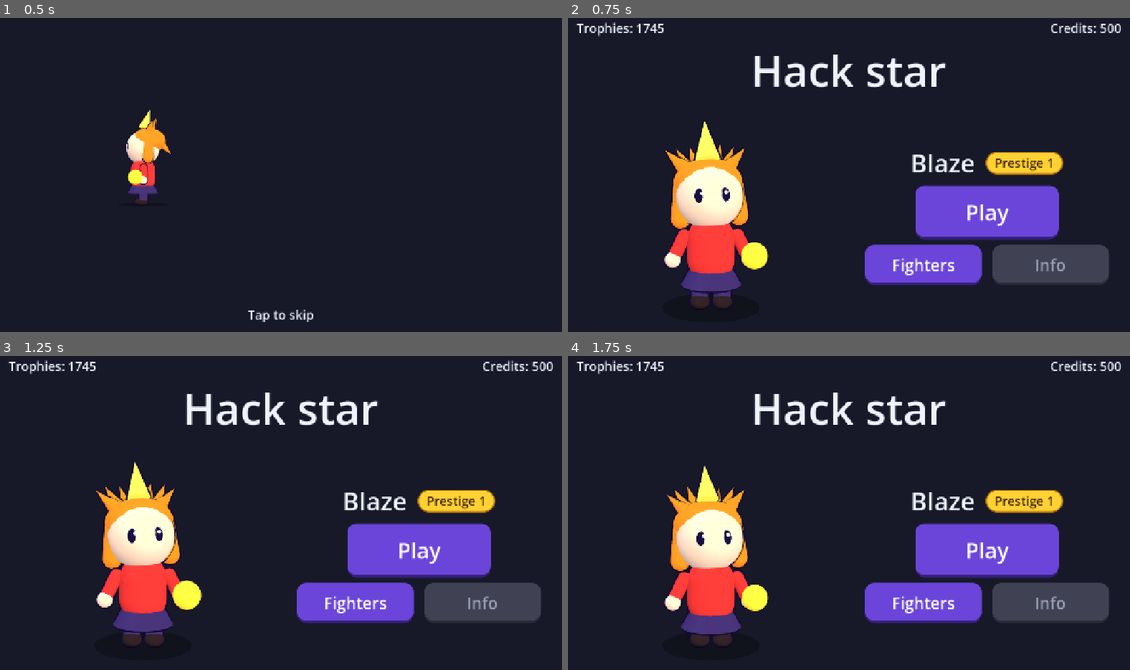
Above: before the commit, frames 1-4 (two rows, left to right).
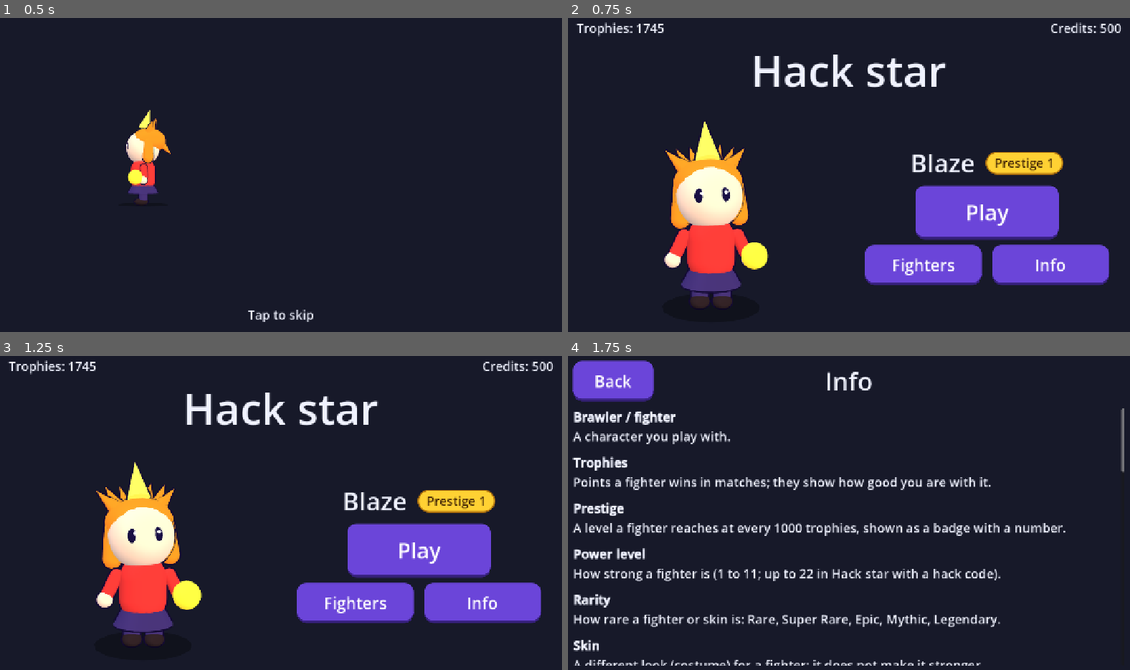
Above: after the commit, the same moments.

Repository: martinnordio/hack_star
Game: Godot game, scene res://scenes/home.tscn
The game is run twice, just before and just after one commit, with the same random seed, the same clock (stepped at 60 frames per second) and the same inputs.
Inputs (mouse positions are in pixels of both pictures, inside the frame that each line leads up to):
- Up to frame 1 (0.5 s): no input
- Up to frame 2 (0.75 s): tap Enter at 0.5 s; move the mouse to (972, 156) at 0.52 s; hold D (move_right) from 0.53 s (still down); hold Shift from 0.53 s (still down); click (972, 156) at 0.67 s
- Up to frame 3 (1.25 s): keep holding D (move_right); keep holding Shift; tap Space at 0.77 s
- Up to frame 4 (1.75 s): release D (move_right) at 1.25 s; release Shift at 1.25 s; click (1051, 604) at 1.25 s, where only the run after the commit has a clickable "Info"

Frame 1 is identical in both runs. In frame 2, 2.7% of the frame differs, in the area x 75-97%, y 72-86%; in frame 3, 2.7%; in frame 4, 26%, in the area x 0-99%, y 1-99%.

Commit message:
Step 9: Info page with the vocabulary and its meanings (#28)
Co-authored-by: Copilot <223556219+Copilot@users.noreply.github.com>

Diff:
--- /dev/null
+++ b/hack_star_godot/game/vocabulary.gd
@@ -0,0 +1,92 @@
+class_name Vocabulary
+extends RefCounted
+## The words of the info page: each word the kids use, with a one-sentence meaning a parent
+## understands (spec S9). English only until spec 15 adds translations.
+
+const LIST: Array[Dictionary] = [
+	{"word": "Brawler / fighter", "meaning": "A character you play with."},
+	{
+		"word": "Trophies",
+		"meaning": "Points a fighter wins in matches; they show how good you are with it.",
+	},
+	{
+		"word": "Prestige",
+		"meaning":
+		"A level a fighter reaches at every 1000 trophies, shown as a badge with a number.",
+	},
+	{
+		"word": "Power level",
+		"meaning": "How strong a fighter is (1 to 11; up to 22 in Hack star with a hack code).",
+	},
+	{
+		"word": "Rarity",
+		"meaning": "How rare a fighter or skin is: Rare, Super Rare, Epic, Mythic, Legendary.",
+	},
+	{
+		"word": "Skin",
+		"meaning": "A different look (costume) for a fighter; it does not make it stronger.",
+	},
+	{
+		"word": "Legendary skin",
+		"meaning": "The rarest and most special-looking skins.",
+	},
+	{"word": "Credits", "meaning": "Money used to unlock new fighters."},
+	{
+		"word": "Super",
+		"meaning": "A special attack that charges up by hitting enemies.",
+	},
+	{
+		"word": "Gadget",
+		"meaning": "A small extra ability you can use a few times per match.",
+	},
+	{
+		"word": "Star Power",
+		"meaning": "A passive bonus a fighter gets at a high power level.",
+	},
+	{
+		"word": "Hypercharge",
+		"meaning": "A boosted Super that makes the fighter extra strong for a short time.",
+	},
+	{
+		"word": "Showdown",
+		"meaning": "Mode where the last fighter standing wins.",
+	},
+	{
+		"word": "Gem Grab",
+		"meaning": "Team mode: collect and hold 10 gems to win.",
+	},
+	{
+		"word": "Brawl Ball",
+		"meaning": "Team mode: score two goals, like football.",
+	},
+	{"word": "Bush", "meaning": "Tall grass where fighters hide."},
+	{
+		"word": "Main",
+		"meaning": "The fighter a kid plays the most.",
+	},
+	{
+		"word": "Push / pushing",
+		"meaning": "Playing a lot to win trophies with one fighter.",
+	},
+	{
+		"word": "Camping",
+		"meaning": "Hiding (often in a bush) and waiting for others.",
+	},
+	{"word": "Tank", "meaning": "A fighter with a lot of health."},
+	{
+		"word": "Starr Drop",
+		"meaning": "A surprise reward box.",
+	},
+	{
+		"word": "Brawl Pass",
+		"meaning": "Season pass with rewards for playing.",
+	},
+	{
+		"word": "GG",
+		"meaning": '"Good game", said at the end of a match.',
+	},
+	{
+		"word": "Hack code",
+		"meaning": "Hack star only: a secret code (typed or QR) that gives extras.",
+	},
+]
--- a/hack_star_godot/scenes/autoload/screens.gd
+++ b/hack_star_godot/scenes/autoload/screens.gd
@@ -6,6 +6,7 @@
 const ARENA: String = "res://scenes/arena.tscn"
 const FIGHTERS: String = "res://scenes/fighter_list.tscn"
 const FIGHTER: String = "res://scenes/fighter_screen.tscn"
+const INFO: String = "res://scenes/info.tscn"
 
 
 func go_to(path: String) -> Error:
--- a/hack_star_godot/scenes/home.gd
+++ b/hack_star_godot/scenes/home.gd
@@ -1,6 +1,6 @@
 extends Control
 ## The home screen: the chosen fighter and skin, the player's trophies and credits, the
-## fighter's Prestige, **Play** and **Fighters**. Info opens with Step 9.
+## fighter's Prestige, **Play**, **Fighters** and **Info**.
 ## At each game start it first plays the entrance: the fighter drops in with a bounce, a light
 ## burst and sparkles, the title pops in; a click, a touch or a key skips to the end state.
 
@@ -31,6 +31,7 @@
 @onready var _controls: Control = $Margin/Column/Body/Controls
 @onready var _play_button: Button = $Margin/Column/Body/Controls/PlayButton
 @onready var _fighters_button: Button = $Margin/Column/Body/Controls/MoreRow/FightersButton
+@onready var _info_button: Button = $Margin/Column/Body/Controls/MoreRow/InfoButton
 @onready var _flash: ColorRect = $Flash
 @onready var _skip_hint: Label = $SkipHint
 
@@ -38,6 +39,7 @@
 func _ready() -> void:
 	_play_button.pressed.connect(_on_play_pressed)
 	_fighters_button.pressed.connect(_on_fighters_pressed)
+	_info_button.pressed.connect(_on_info_pressed)
 	resized.connect(_arrange)
 	_title.resized.connect(_center_title_pivot)
 	_arrange()
@@ -88,6 +90,10 @@
 
 func _on_fighters_pressed() -> void:
 	Screens.go_to(Screens.FIGHTERS)
+
+
+func _on_info_pressed() -> void:
+	Screens.go_to(Screens.INFO)
 
 
 static func _is_skip(event: InputEvent) -> bool:
--- a/hack_star_godot/scenes/home.tscn
+++ b/hack_star_godot/scenes/home.tscn
@@ -109,7 +109,6 @@
 [node name="InfoButton" type="Button" parent="Margin/Column/Body/Controls/MoreRow"]
 custom_minimum_size = Vector2(260, 80)
 layout_mode = 2
-disabled = true
 text = "Info"
 
 [node name="Flash" type="ColorRect" parent="."]
--- /dev/null
+++ b/hack_star_godot/scenes/info.gd
@@ -0,0 +1,30 @@
+extends Control
+## The info page: every word of the vocabulary with its meaning, in a scrolling list (spec S9).
+
+@onready var _rows: VBoxContainer = $Margin/Column/Scroll/Rows
+
+
+func _ready() -> void:
+	var word_font: FontVariation = FontVariation.new()
+	word_font.base_font = ThemeDB.fallback_font
+	word_font.variation_embolden = 1.0
+	for entry: Dictionary in Vocabulary.LIST:
+		_rows.add_child(_row(entry, word_font))
+
+
+static func _row(entry: Dictionary, word_font: Font) -> VBoxContainer:
+	var row: VBoxContainer = VBoxContainer.new()
+	row.name = String(entry["word"]).validate_node_name()
+	row.size_flags_horizontal = Control.SIZE_EXPAND_FILL
+	var word: Label = Label.new()
+	word.name = "Word"
+	word.text = entry["word"]
+	word.add_theme_font_override("font", word_font)
+	var meaning: Label = Label.new()
+	meaning.name = "Meaning"
+	meaning.text = entry["meaning"]
+	meaning.autowrap_mode = TextServer.AUTOWRAP_WORD_SMART
+	meaning.size_flags_horizontal = Control.SIZE_EXPAND_FILL
+	row.add_child(word)
+	row.add_child(meaning)
+	return row
--- /dev/null
+++ b/hack_star_godot/scenes/info.tscn
@@ -0,0 +1,65 @@
+[gd_scene format=3]
+
+[ext_resource type="Script" path="res://scenes/info.gd" id="1_info"]
+[ext_resource type="PackedScene" path="res://scenes/ui/back_button.tscn" id="2_back"]
+
+[node name="Info" type="Control"]
+layout_mode = 3
+anchors_preset = 15
+anchor_right = 1.0
+anchor_bottom = 1.0
+grow_horizontal = 2
+grow_vertical = 2
+script = ExtResource("1_info")
+
+[node name="Background" type="Panel" parent="."]
+layout_mode = 1
+anchors_preset = 15
+anchor_right = 1.0
+anchor_bottom = 1.0
+grow_horizontal = 2
+grow_vertical = 2
+theme_type_variation = &"BackgroundPanel"
+
+[node name="Margin" type="MarginContainer" parent="."]
+layout_mode = 1
+anchors_preset = 15
+anchor_right = 1.0
+anchor_bottom = 1.0
+grow_horizontal = 2
+grow_vertical = 2
+theme_override_constants/margin_left = 24
+theme_override_constants/margin_top = 24
+theme_override_constants/margin_right = 24
+theme_override_constants/margin_bottom = 16
+
+[node name="Column" type="VBoxContainer" parent="Margin"]
+layout_mode = 2
+theme_override_constants/separation = 16
+
+[node name="Header" type="HBoxContainer" parent="Margin/Column"]
+layout_mode = 2
+
+[node name="BackButton" parent="Margin/Column/Header" instance=ExtResource("2_back")]
+layout_mode = 2
+
+[node name="Title" type="Label" parent="Margin/Column/Header"]
+layout_mode = 2
+size_flags_horizontal = 3
+theme_type_variation = &"HeadingLabel"
+text = "Info"
+horizontal_alignment = 1
+
+[node name="Balance" type="Control" parent="Margin/Column/Header"]
+custom_minimum_size = Vector2(180, 0)
+layout_mode = 2
+
+[node name="Scroll" type="ScrollContainer" parent="Margin/Column"]
+layout_mode = 2
+size_flags_vertical = 3
+horizontal_scroll_mode = 3
+
+[node name="Rows" type="VBoxContainer" parent="Margin/Column/Scroll"]
+layout_mode = 2
+size_flags_horizontal = 3
+theme_override_constants/separation = 20
--- a/hack_star_godot/tests/test_home.gd
+++ b/hack_star_godot/tests/test_home.gd
@@ -54,9 +54,23 @@
 	assert_false(screen.get_node("Margin/Column/Body/Controls/NameRow/PrestigeBadge").visible)
 
 
-func test_info_waits_for_its_step() -> void:
-	var screen: Control = _show_home()
-	assert_true(screen.get_node("Margin/Column/Body/Controls/MoreRow/InfoButton").disabled)
+func test_info_opens_the_info_page() -> void:
+	var tree: SceneTree = get_tree()
+	var previous: Node = tree.current_scene
+	var placeholder: Node = Node.new()
+	tree.root.add_child(placeholder)
+	tree.current_scene = placeholder
+	var screen: Control = HOME.instantiate()
+	placeholder.add_child(screen)
+	var button: Button = screen.get_node("Margin/Column/Body/Controls/MoreRow/InfoButton")
+	assert_false(button.disabled)
+	button.pressed.emit()
+	await wait_process_frames(2)
+	var shown: Node = tree.current_scene
+	assert_eq(shown.scene_file_path, Screens.INFO, "Info opens the info page")
+	shown.queue_free()
+	await wait_process_frames(1)
+	tree.current_scene = previous
 
 
 func test_fighters_opens_the_fighter_list() -> void:
--- /dev/null
+++ b/hack_star_godot/tests/test_info.gd
@@ -0,0 +1,44 @@
+extends GutTest
+
+const INFO: PackedScene = preload("res://scenes/info.tscn")
+const ROWS_PATH: String = "Margin/Column/Scroll/Rows"
+
+
+func _show_info() -> Control:
+	var screen: Control = autofree(INFO.instantiate())
+	add_child(screen)
+	return screen
+
+
+func test_has_one_row_per_word_in_order() -> void:
+	var rows: Node = _show_info().get_node(ROWS_PATH)
+	assert_eq(rows.get_child_count(), Vocabulary.LIST.size())
+	for index: int in Vocabulary.LIST.size():
+		var row: Node = rows.get_child(index)
+		var entry: Dictionary = Vocabulary.LIST[index]
+		assert_eq(row.get_node("Word").text, entry["word"])
+		assert_eq(row.get_node("Meaning").text, entry["meaning"])
+
+
+func test_words_are_bold_and_meanings_wrap() -> void:
+	var row: Node = _show_info().get_node(ROWS_PATH).get_child(0)
+	assert_true(row.get_node("Word").get_theme_font("font") is FontVariation)
+	var meaning: Label = row.get_node("Meaning")
+	assert_eq(meaning.autowrap_mode, TextServer.AUTOWRAP_WORD_SMART)
+
+
+func test_back_goes_home() -> void:
+	var tree: SceneTree = get_tree()
+	var previous: Node = tree.current_scene
+	var placeholder: Node = Node.new()
+	tree.root.add_child(placeholder)
+	tree.current_scene = placeholder
+	var screen: Control = INFO.instantiate()
+	placeholder.add_child(screen)
+	screen.get_node("Margin/Column/Header/BackButton").pressed.emit()
+	await wait_process_frames(2)
+	var shown: Node = tree.current_scene
+	assert_eq(shown.scene_file_path, Screens.HOME, "Back opens the home screen")
+	shown.queue_free()
+	await wait_process_frames(1)
+	tree.current_scene = previous
--- a/hack_star_godot/tests/test_screen_sizes.gd
+++ b/hack_star_godot/tests/test_screen_sizes.gd
@@ -5,6 +5,7 @@
 const HOME_SCENE: PackedScene = preload("res://scenes/home.tscn")
 const LIST_SCENE: PackedScene = preload("res://scenes/fighter_list.tscn")
 const FIGHTER_SCENE: PackedScene = preload("res://scenes/fighter_screen.tscn")
+const INFO_SCENE: PackedScene = preload("res://scenes/info.tscn")
 const ARENA_SCENE: PackedScene = preload("res://scenes/arena.tscn")
 const ArenaScript: GDScript = preload("res://scenes/arena.gd")
 const SIZES: Dictionary = {
@@ -150,6 +151,35 @@
 	assert_signal_emit_count(button, "pressed", 2, "a touch presses Back")
 
 
+func test_info_fits_every_size_and_scrolls() -> void:
+	for label: String in SIZES:
+		var size: Vector2i = SIZES[label]
+		var shown: Array = await _show_in_viewport(INFO_SCENE, size)
+		var screen: Control = shown[1]
+		var visible_rect: Rect2 = Rect2(Vector2.ZERO, _content_size(size))
+		_assert_inside(screen.get_node("Margin/Column/Header/BackButton"), visible_rect, label)
+		_assert_inside(screen.get_node("Margin/Column/Header/Title"), visible_rect, label)
+		var scroll: ScrollContainer = screen.get_node("Margin/Column/Scroll")
+		_assert_inside(scroll, visible_rect, "%s scroll" % label)
+		var rows: Control = scroll.get_node("Rows")
+		assert_lte(
+			rows.size.x, scroll.size.x + 0.5, "%s rows are not wider than the screen" % label
+		)
+		_assert_inside(rows.get_child(0), visible_rect, "%s first row" % label)
+		shown[0].queue_free()
+
+
+func test_back_on_the_info_page_reacts_to_mouse_click_and_touch() -> void:
+	var shown: Array = await _show_in_viewport(INFO_SCENE, Vector2i(390, 844))
+	var button: Button = shown[1].get_node("Margin/Column/Header/BackButton")
+	_drop_handlers(button)
+	watch_signals(button)
+	_click(shown[0], button)
+	assert_signal_emit_count(button, "pressed", 1, "a click presses Back")
+	_touch(shown[0], button)
+	assert_signal_emit_count(button, "pressed", 2, "a touch presses Back")
+
+
 func test_arena_fits_every_size() -> void:
 	for label: String in SIZES:
 		var size: Vector2i = SIZES[label]
--- a/hack_star_godot/tests/test_screens.gd
+++ b/hack_star_godot/tests/test_screens.gd
@@ -4,7 +4,9 @@
 
 
 func test_each_screen_constant_names_an_existing_scene() -> void:
-	for path: String in [Screens.HOME, Screens.ARENA, Screens.FIGHTERS, Screens.FIGHTER]:
+	for path: String in [
+		Screens.HOME, Screens.ARENA, Screens.FIGHTERS, Screens.FIGHTER, Screens.INFO
+	]:
 		assert_true(ResourceLoader.exists(path), "%s exists" % path)
 		assert_true(load(path) is PackedScene, "%s is a scene" % path)
 
--- /dev/null
+++ b/hack_star_godot/tests/test_vocabulary.gd
@@ -0,0 +1,40 @@
+extends GutTest
+
+const WORDS: Array[String] = [
+	"Brawler / fighter",
+	"Trophies",
+	"Prestige",
+	"Power level",
+	"Rarity",
+	"Skin",
+	"Legendary skin",
+	"Credits",
+	"Super",
+	"Gadget",
+	"Star Power",
+	"Hypercharge",
+	"Showdown",
+	"Gem Grab",
+	"Brawl Ball",
+	"Bush",
+	"Main",
+	"Push / pushing",
+	"Camping",
+	"Tank",
+	"Starr Drop",
+	"Brawl Pass",
+	"GG",
+	"Hack code",
+]
+
+
+func test_has_every_word_of_the_vocabulary() -> void:
+	var words: Array[String] = []
+	for entry: Dictionary in Vocabulary.LIST:
+		words.append(entry["word"])
+	assert_eq(words, WORDS)
+
+
+func test_every_word_has_a_meaning() -> void:
+	for entry: Dictionary in Vocabulary.LIST:
+		assert_false(String(entry["meaning"]).strip_edges().is_empty(), entry["word"])
Not shown, added: hack_star_godot/game/vocabulary.gd.uid
Not shown, added: hack_star_godot/scenes/info.gd.uid
Not shown, added: hack_star_godot/tests/test_info.gd.uid
Not shown, added: hack_star_godot/tests/test_vocabulary.gd.uid
Not shown, changed: hack_star_godot/.specs/features/2026_11_12_04_basic_ui_spec.md
